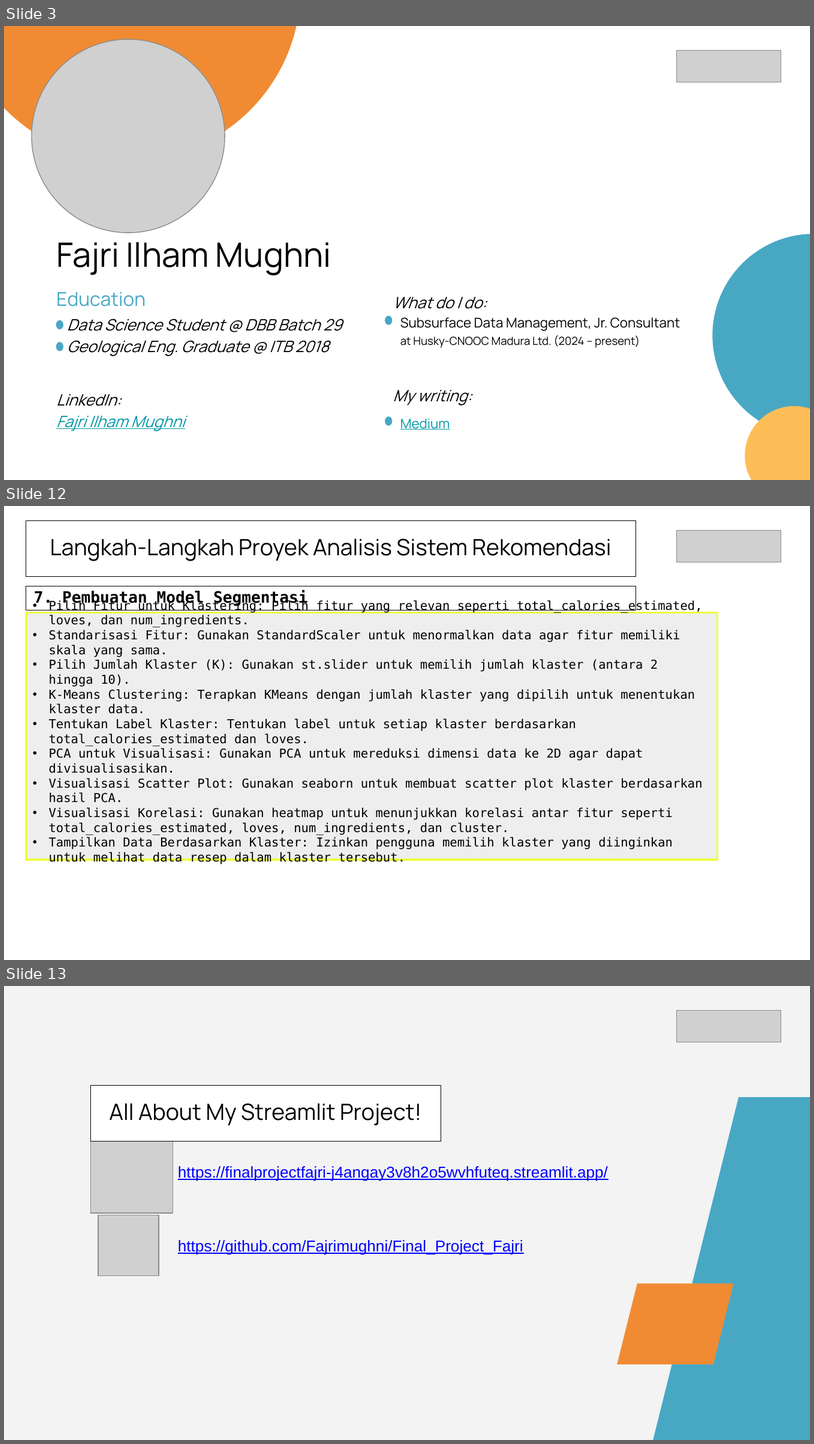
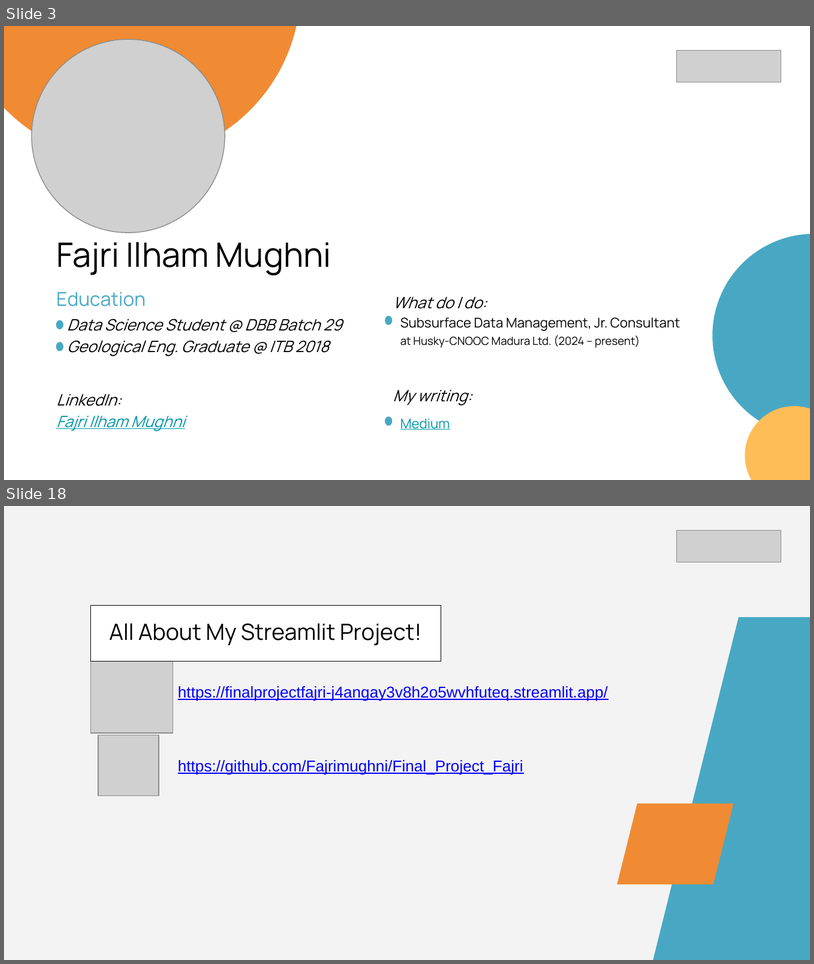
Before and after one commit to Fajrimughni/Final_Project_Fajri, a slide deck: Presentasi Final Project Data Analyst-Fajri Ilham Mughni.pptx. Shown one above the other, each under a label of ours: slides 3, 12 and 13 before the commit, slides 3 and 18 after it; the slides between them are not shown. The pictures are 814x1444 and 814x964 pixels, drawn with LibreOffice and Linux fonts; fonts in the diff are those of the drawing; grey boxes stand for pictures. Boxes give left, top, right and bottom in pixels: in the first picture for what was removed or moved away, otherwise in the second. Text is boxed around its words. In the diff, an @@ line names an element or a change of style, - is before the commit and + after.

```diff
--- a/Presentasi Final Project Data Analyst-Fajri Ilham Mughni.pptx
+++ b/Presentasi Final Project Data Analyst-Fajri Ilham Mughni.pptx
@@ slide 12 removed at bbox=[4, 506, 810, 960], background #FFFFFF @@
@@ rectangle removed at bbox=[26, 520, 636, 576] @@
-Langkah-Langkah Proyek Analisis Sistem Rekomendasi
@@ picture removed at bbox=[677, 530, 782, 562] @@
@@ rectangle removed at bbox=[26, 586, 636, 611] @@
-7. Pembuatan Model Segmentasi
@@ rectangle removed at bbox=[26, 612, 717, 859] @@
@@ text removed at bbox=[49, 600, 703, 862] @@
-• Pilih Fitur untuk Klastering: Pilih fitur yang relevan seperti total_calories_estimated, loves, dan num_ingredients.
-• Standarisasi Fitur: Gunakan StandardScaler untuk menormalkan data agar fitur memiliki skala yang sama.
-• Pilih Jumlah Klaster (K): Gunakan st.slider untuk memilih jumlah klaster (antara 2 hingga 10).
-• K-Means Clustering: Terapkan KMeans dengan jumlah klaster yang dipilih untuk menentukan klaster data.
-• Tentukan Label Klaster: Tentukan label untuk setiap klaster berdasarkan total_calories_estimated dan loves.
-• PCA untuk Visualisasi: Gunakan PCA untuk mereduksi dimensi data ke 2D agar dapat divisualisasikan.
-• Visualisasi Scatter Plot: Gunakan seaborn untuk membuat scatter plot klaster berdasarkan hasil PCA.
-• Visualisasi Korelasi: Gunakan heatmap untuk menunjukkan korelasi antar fitur seperti total_calories_estimated, loves, num_ingredients, dan cluster.
-• Tampilkan Data Berdasarkan Klaster: Izinkan pengguna memilih klaster yang diinginkan untuk melihat data resep dalam klaster tersebut.
@@ what was slide 13 is now slide 18 @@
```
Also in this commit, not shown: 6 slides changed, 10 slides added, 4 other slides removed, 3 other files.
